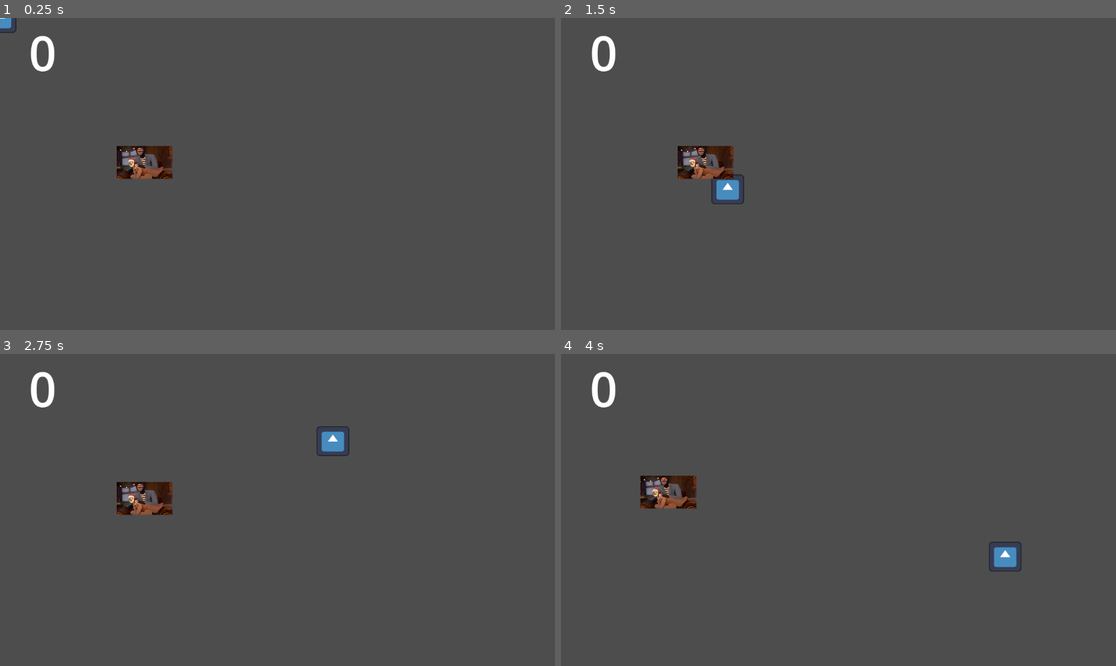
Above: before the commit, frames 1-4 (two rows, left to right).
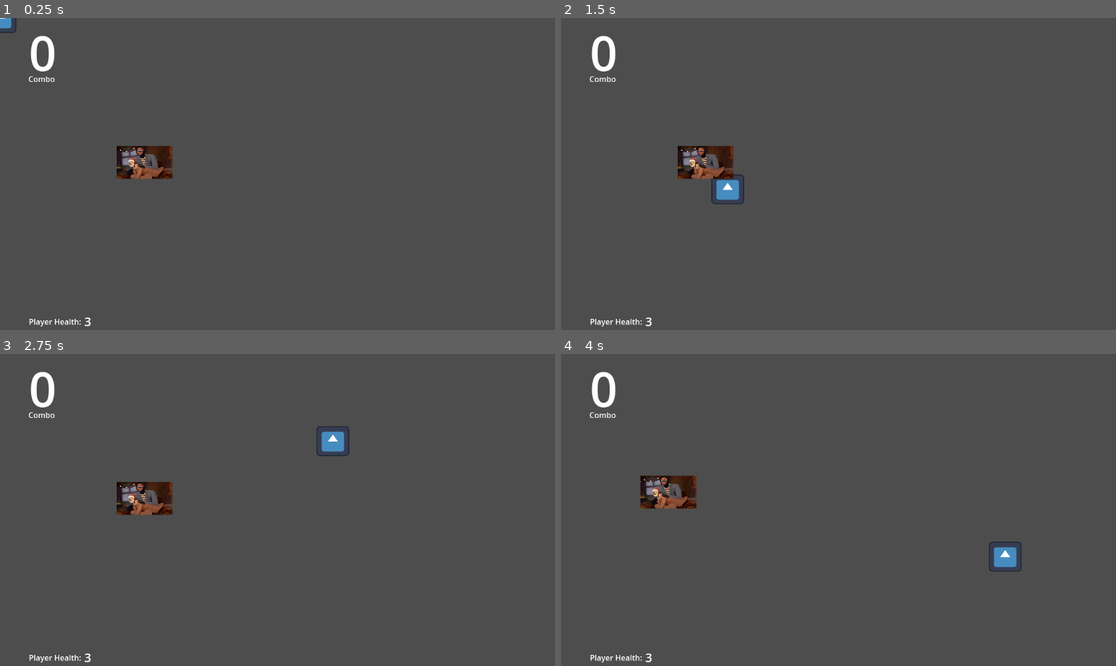
Above: after the commit, the same moments.

Repository: nick-leslie/Gmtk-game-jam-2025
Game: Godot game, scene res://Scenes/main.tscn
The game is run twice, just before and just after one commit, with the same random seed, the same clock (stepped at 60 frames per second) and the same inputs. The engine's default icon, where the game draws it, is replaced by a stand-in: a white triangle on a blue panel in a dark square.
Inputs (mouse positions are in pixels of both pictures, inside the frame that each line leads up to):
- Up to frame 1 (0.25 s): no input
- Up to frame 2 (1.5 s): tap Enter at 0.5 s; move the mouse to (960, 158) at 0.52 s; click (960, 158) at 0.67 s; tap Space at 1.25 s; move the mouse to (727, 189) at 1.27 s; click (727, 189) at 1.42 s
- Up to frame 3 (2.75 s): tap Enter at 2 s; move the mouse to (333, 441) at 2.02 s; click (333, 441) at 2.17 s
- Up to frame 4 (4 s): tap Space at 2.75 s; move the mouse to (810, 572) at 2.77 s; click (810, 572) at 2.92 s; tap Enter at 3.5 s; move the mouse to (1005, 556) at 3.52 s; click (1005, 556) at 3.67 s

The runs differ from the first frame. In frame 1, 0.2% of the frame differs, in the area x 5-17%, y 18-99%; in frame 2, 0.2%; in frame 3, 0.2%; in frame 4, 0.2%.

Commit message:
Got player health system working

Diff:
--- a/Scenes/main.tscn
+++ b/Scenes/main.tscn
@@ -1,10 +1,11 @@
-[gd_scene load_steps=6 format=3 uid="uid://bgso3ttnhyoq"]
+[gd_scene load_steps=7 format=3 uid="uid://bgso3ttnhyoq"]
 
 [ext_resource type="Script" uid="uid://bgxtm4ok06e4q" path="res://Scripts/main.gd" id="1_bo1nx"]
 [ext_resource type="PackedScene" uid="uid://bw8emd6n56kf8" path="res://Scenes/player.tscn" id="2_8gbba"]
 [ext_resource type="PackedScene" uid="uid://c3v30e6n6jbwd" path="res://Scenes/Enemies/test_enemy.tscn" id="2_jjvhh"]
 [ext_resource type="PackedScene" uid="uid://cx3epoiu21pwy" path="res://Scenes/point.tscn" id="4_jjvhh"]
 [ext_resource type="PackedScene" uid="uid://ecmn2amgrast" path="res://Scenes/ui/combo_ui.tscn" id="5_kry3j"]
+[ext_resource type="PackedScene" uid="uid://bvxhg5lh1a4ql" path="res://Scenes/ui/player_heatlh_ui.tscn" id="6_21xkr"]
 
 [node name="Main" type="Node2D"]
 script = ExtResource("1_bo1nx")
@@ -13,6 +14,10 @@
 [node name="Player" parent="." instance=ExtResource("2_8gbba")]
 point_scene = ExtResource("4_jjvhh")
 
-[node name="UI" parent="." instance=ExtResource("5_kry3j")]
+[node name="ComboUI" parent="." instance=ExtResource("5_kry3j")]
 offset_left = 59.0
 offset_right = 59.0
+
+[node name="PlayerHeatlhUI" parent="." instance=ExtResource("6_21xkr")]
+offset_left = 59.0
+offset_right = 59.0
--- a/Scenes/ui/combo_ui.tscn
+++ b/Scenes/ui/combo_ui.tscn
@@ -21,3 +21,11 @@
 text = "[font_size={100}]0[/font_size]"
 fit_content = true
 tab_size = 5
+
+[node name="ComboLabel" type="RichTextLabel" parent="Combo"]
+layout_mode = 0
+offset_left = -1.0
+offset_top = 112.0
+offset_right = 68.0
+offset_bottom = 152.0
+text = "Combo"
--- /dev/null
+++ b/Scenes/ui/player_heatlh_ui.tscn
@@ -0,0 +1,31 @@
+[gd_scene load_steps=2 format=3 uid="uid://bvxhg5lh1a4ql"]
+
+[ext_resource type="Script" uid="uid://b58h3y0du5c8e" path="res://Scripts/UI/player_heatlh_ui.gd" id="1_xyosg"]
+
+[node name="PlayerHeatlhUI" type="Control"]
+layout_mode = 3
+anchors_preset = 15
+anchor_right = 1.0
+anchor_bottom = 1.0
+grow_horizontal = 2
+grow_vertical = 2
+script = ExtResource("1_xyosg")
+
+[node name="PlayerHealthLabel" type="RichTextLabel" parent="."]
+layout_mode = 0
+offset_left = 1.0
+offset_top = 619.0
+offset_right = 117.0
+offset_bottom = 647.0
+text = "Player Health: "
+
+[node name="PlayerHealth" type="RichTextLabel" parent="."]
+layout_mode = 0
+offset_left = 116.0
+offset_top = 613.0
+offset_right = 150.0
+offset_bottom = 649.0
+bbcode_enabled = true
+text = "[font_size={25}]0[/font_size]
+"
+fit_content = true
--- /dev/null
+++ b/Scripts/UI/player_heatlh_ui.gd
@@ -0,0 +1,17 @@
+extends Control
+
+@onready var player_health_counter:RichTextLabel = get_node("PlayerHealth")
+
+func _ready() -> void:
+	EventBus.SetPlayerHealth.connect(set_health)
+	pass
+
+func set_health(player_health: int):
+	print("Setting Player Health UI to:" + str(player_health))
+	var string = "[font_size={{size}}]{player_health}[/font_size]".format({"player_health":player_health,"size":25})
+	set_counter(string)
+	pass
+
+func set_counter(string):
+	player_health_counter.clear()
+	player_health_counter.append_text(string)
--- a/Scripts/event_bus.gd
+++ b/Scripts/event_bus.gd
@@ -11,5 +11,9 @@
 
 signal EnemyCollision
 
+signal SetPlayerHealth(current_health:int)
+
+signal GameOver
+
 
 #loopcreated ->  (enmey confirms circled)EnemeyCircled -> IncreaseCombo(once enemy circled then we raise combo) -> damange enemy
--- a/Scripts/player.gd
+++ b/Scripts/player.gd
@@ -10,7 +10,7 @@
 @export var close_point_count: int
 @export var point_scene: PackedScene
 var col_shape_dict: Dictionary = {}
-var current_health = 0
+var current_health
 
 var drawing = false
 var been_hit := false
@@ -20,10 +20,16 @@
 var combo = 0
 
 func _ready():
+	current_health = starting_health
 	line_colider.area_entered.connect(on_loop_created)
 	EventBus.EnemeyCircled.connect(increase_combo)
 	EventBus.EnemyCollision.connect(hit_enemy)
+	print("Starting health: " + str(current_health))
+	call_deferred("_emit_health") # Need to do this so that the UI node has time to also run its _ready() function
 	pass
+
+func _emit_health():
+	EventBus.SetPlayerHealth.emit(current_health)
 
 func on_loop_created(area):
 	if area.name == "HeadColliderBody":
@@ -38,10 +44,18 @@
 			remove_colider(i)
 
 func hit_enemy():
-	print("Recieved hit")
 	clear_line()
 	been_hit = true
 	end_combo()
+	if current_health > 0: #making sure health doesn't go negative
+		current_health -= 1
+
+	if current_health == 0:
+		EventBus.GameOver.emit()
+		print("Game over!")
+
+	print("Hit detected, new health: " + str(current_health))
+	EventBus.SetPlayerHealth.emit(current_health)
 	pass
 
 
Not shown, added: Scripts/UI/player_heatlh_ui.gd.uid
